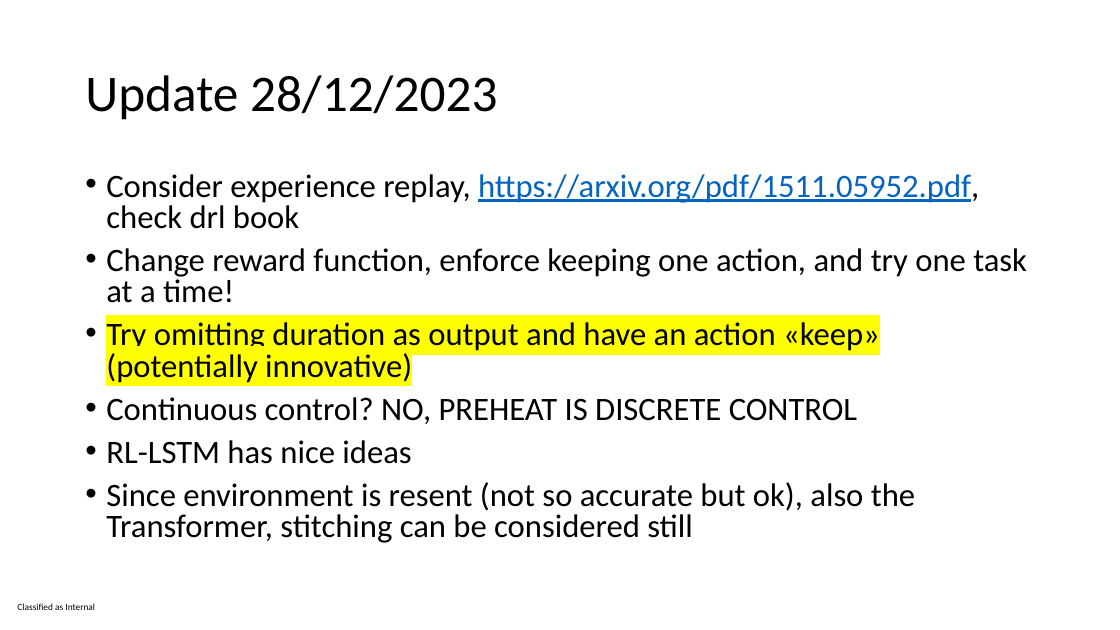
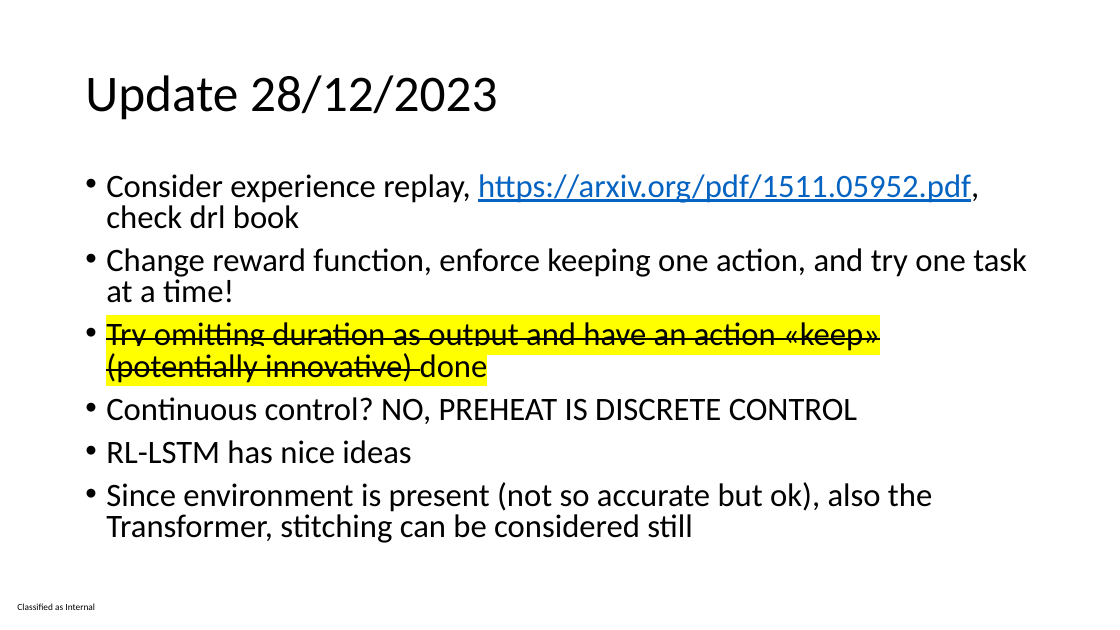
Before and after one commit to ImolaFodor/offline-rl-thesis, a slide deck: slide 14 of thesis proposal planning pre-heat.pptx. Drawn at 1120x630 pixels with LibreOffice and Linux fonts; fonts in the diff are those of the drawing. Boxes give left, top, right and bottom in pixels: in the first picture for what was removed or moved away, otherwise in the second. Text is boxed around its words. In the diff, an @@ line names an element or a change of style, - is before the commit and + after.

```diff
--- a/thesis proposal planning pre-heat.pptx
+++ b/thesis proposal planning pre-heat.pptx
@@ text at [106,322,880,385]: text changed @@
-• Try omitting duration as output and have an action «keep» (potentially innovative)
+• Try omitting duration as output and have an action «keep» (potentially innovative) done
@@ text at [106,482,932,543]: text changed @@
-• Since environment is resent (not so accurate but ok), also the Transformer, stitching can be considered still
+• Since environment is present (not so accurate but ok), also the Transformer, stitching can be considered still
```
Also in this commit, not shown: 2 other slides changed, 6 slides added.
